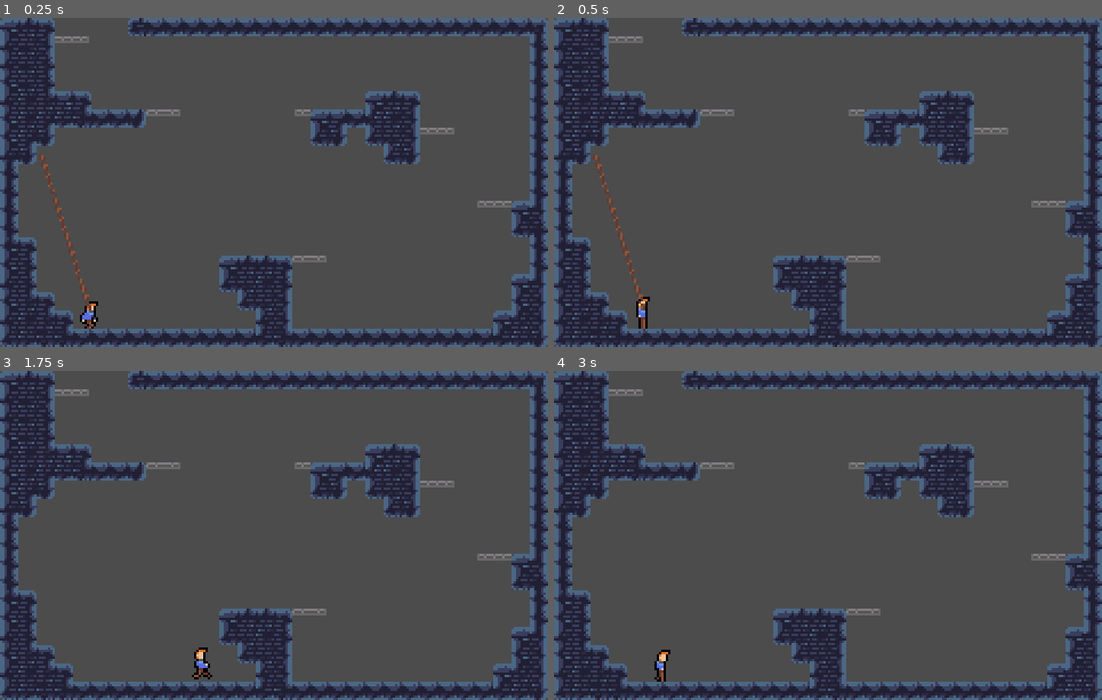
Above: before the commit, frames 1-4 (two rows, left to right).
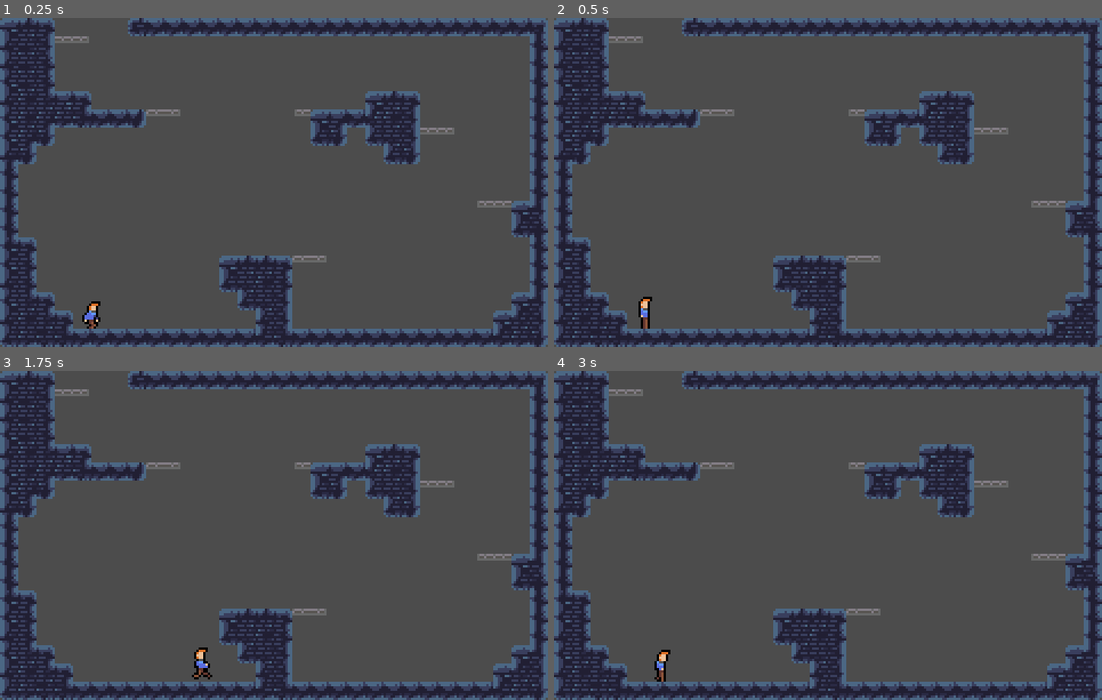
Above: after the commit, the same moments.

Repository: RudyMis/ldjam47
Game: Godot game, scene res://test.tscn
Same seed, same stepped clock (60 frames per second), same inputs: the game is played once before the commit and once after it.
Inputs (mouse positions are in pixels of both pictures, inside the frame that each line leads up to):
- Up to frame 1 (0.25 s): no input
- Up to frame 2 (0.5 s): no input
- Up to frame 3 (1.75 s): move the mouse to (394, 519) at 0.52 s; hold D (right) from 0.53 s (still down); click (394, 519) at 0.6 s; tap Space (jump) at 0.77, 0.8, 1.07, 1.35, 1.52 s; move the mouse to (164, 551) at 1.27 s; click (164, 551) at 1.55 s
- Up to frame 4 (3 s): tap Space (jump) at 1.82, 2.3 s; move the mouse to (882, 463) at 2.02 s; release D (right) at 2.03 s; hold A (left) 2.03-2.78 s; click (882, 463) at 2.1 s; move the mouse to (800, 601) at 2.77 s; hold D (right) from 2.78 s (still down); click (800, 601) at 2.85 s

The runs differ from the first frame. In frame 1, 0.7% of the frame differs, in the area x 7-100%, y 41-95%; in frame 2, 0.8%; in frame 3, 0.3%; in frame 4, 0.3%.

Commit message:
Przyczepia się w dobrym miejscu

Diff:
--- a/B_Hook.gd
+++ b/B_Hook.gd
@@ -49,13 +49,13 @@
 
 	ray.cast_to = (get_global_mouse_position() - pawn.position).normalized() * hook_length
 
-	if ray.is_colliding():
-		$End.global_position = ray.get_collision_point()
-		$beam.rotation = ray.cast_to.angle()
+	if hook_state == Hook.HOOK:
+		$End.global_position = hook_point
+		$beam.rotation = (hook_point - pawn.position).angle()
 		$beam.region_rect.end.x = $End.position.length()
+		$beam.visible = true
 	else:
-		$End.global_position=ray.cast_to
-
+		$beam.visible = false
 
 
 func ray_cast() -> Vector2:
--- /dev/null
+++ b/Level.gd
@@ -0,0 +1,22 @@
+extends Node2D
+
+
+export (PackedScene) var Player
+
+var player = null
+
+# Called when the node enters the scene tree for the first time.
+func _ready():
+	restart()
+
+# Called every frame. 'delta' is the elapsed time since the previous frame.
+#func _process(delta):
+#	pass
+
+func restart():
+	if player:
+		player.queue_free()
+	if Player:
+		player = Player.instance()
+		add_child(player)
+		player.position = $PlayerStart.position
--- a/Player.tscn
+++ b/Player.tscn
@@ -58,7 +58,7 @@
 "speed": 10.0
 } ]
 
-[node name="KinematicBody2D" type="KinematicBody2D"]
+[node name="Player" type="KinematicBody2D"]
 script = ExtResource( 3 )
 
 [node name="CollisionShape2D" type="CollisionShape2D" parent="."]
@@ -73,8 +73,8 @@
 jump_height = 32.0
 jump_time = 0.3
 force_time = 0.5
-hook_path = NodePath("../Hook")
-sprite_path = NodePath("../Sprite")
+hook_path = NodePath("../../Player/Hook")
+sprite_path = NodePath("../../Player/Sprite")
 
 [node name="Sprite" type="AnimatedSprite" parent="."]
 frames = SubResource( 2 )
--- a/test.tscn
+++ b/test.tscn
@@ -1,18 +1,12 @@
 [gd_scene load_steps=4 format=2]
 
-[ext_resource path="res://Player.tscn" type="PackedScene" id=1]
-[ext_resource path="res://Assets/PlayerAnimation.tres" type="SpriteFrames" id=2]
+[ext_resource path="res://Level.gd" type="Script" id=1]
+[ext_resource path="res://Player.tscn" type="PackedScene" id=2]
 [ext_resource path="res://Assets/Ground.tres" type="TileSet" id=3]
 
-[node name="Node2D" type="Node2D"]
-
-[node name="KinematicBody2D" parent="." instance=ExtResource( 1 )]
-position = Vector2( 79.5303, 68.5016 )
-
-[node name="Sprite" parent="KinematicBody2D" index="2"]
-frames = ExtResource( 2 )
-animation = "jump"
-frame = 1
+[node name="Level" type="Node2D"]
+script = ExtResource( 1 )
+Player = ExtResource( 2 )
 
 [node name="Camera2D" type="Camera2D" parent="."]
 position = Vector2( 160, 40 )
@@ -23,6 +17,7 @@
 cell_size = Vector2( 8, 8 )
 collision_layer = 2
 format = 1
-tile_data = PoolIntArray( -262139, 5, 0, -262138, 5, 2, -262 …(1929 unchanged characters)… 5379, 5, 131073, 655380, 5, 65539, 655393, 5, 0, 655394, 5, 7, 720901, 5, 65536, 720902, 5, 65540, 720903, 5, 3, 720914, 5, 196608, 720915, 5, 5, 720916, 5, 131075, 720929, 5, 65536, 720930, 5, 131075, 786437, 5, 131072, 786438, 5, 131073,  …(691 unchanged characters)…
+tile_data = PoolIntArray( -262139, 5, 0, -262138, 5, 2, -262 …(1929 unchanged characters)… 5379, 5, 131073, 655380, 5, 65539, 655394, 5, 196613, 720901, 5, 65536, 720902, 5, 65540, 720903, 5, 3, 720914, 5, 196608, 720915, 5, 5, 720916, 5, 131075, 720929, 5, 0, 720930, 5, 7, 786437, 5, 131072, 786438, 5, 131073,  …(691 unchanged characters)…
 
-[editable path="KinematicBody2D"]
+[node name="PlayerStart" type="Node2D" parent="."]
+position = Vector2( 80.9372, 85.8926 )
